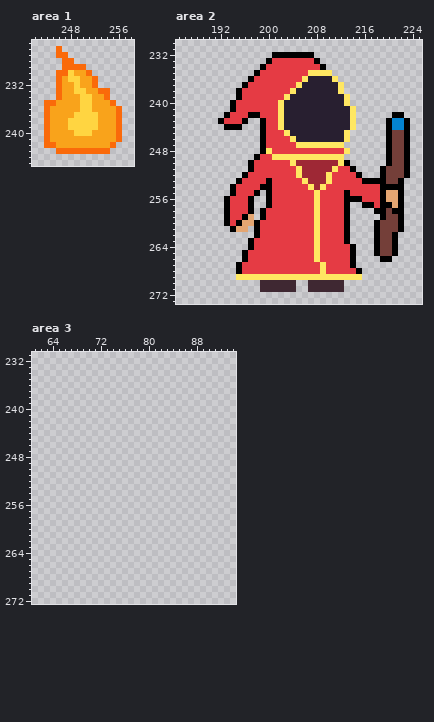
File history of a pixel-art file, magicWorld/Sprites/Спрайт-0001.aseprite. This is how it looked before the edit.
512x512 pixels, 1 frame. Colours within 5 levels of each other are drawn and written as one. Shown: area 1: x 242..258, y 225..245; area 2: x 185..225, y 230..273; area 3: x 61..94, y 231..272. The commit also changed other parts of the picture, which this record leaves out.
The result:
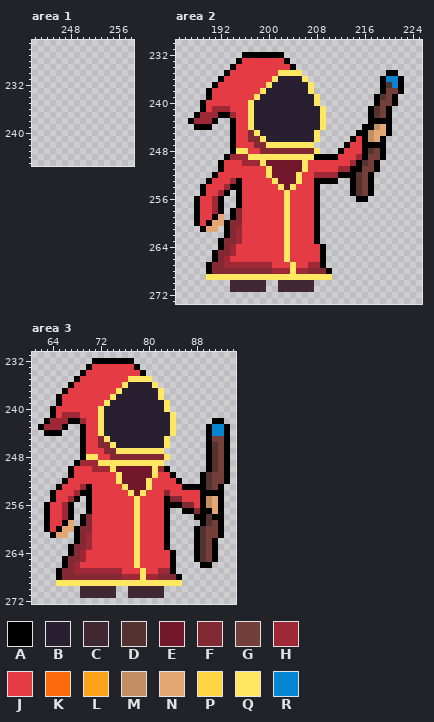
Palette (. is transparent): A #000000  B #281f30  C #3f2832  D #52332f  E #73172d  F #822933  G #743f39  H #9e2835  J #e53b44  K #fa6a0a  L #f9a31b  M #c28f64  N #e4a672  P #ffd541  Q #ffe762  R #0484d1
Edits made:
Changed rows in their new state; - is an unchanged pixel.
Area 1:
first column x 244:
226 --.----------
227 --..---------
228 ---..--------
229 ---....------
230 --......-----
231 --.......----
232 --.......----
233 --.........--
234 --.........--
235 ............-
236 .............
237 .............
238 .............
239 .............
240 .............
241 .............
242 ............-
243 --.........--
Area 2:
first column x 187:
232 ---------AAAAA--.....----------------
233 --------AJJJJJ--A.....---------------
234 -------AJJJJJ----A.....--------------
235 ------AJJJJJ---QQQQ.....---------AA--
236 -----AJJJJJ---QBBBB-.....-------ARRA-
237 ----AJJJJJ---QBBBBB-Q.....------ADRA-
238 ---AJJJJJ---QBBBBB--Q.....------AGGA-
239 ---AJJJJJ--QBBBBB----Q.....----ADGA--
240 --AJJJJJ--QBBBBB-----Q.....----AGGA--
241 --AJHHHJ--QBBBBB------Q.....--ADGA---
242 -AHHHA-H--QBBBBB------Q.....--ADGA..-
243 AHHHA..A-JQBBBBB------Q.....--AAA-...
244 -AAA--.-JJQBBBBB------Q.....-AAMN-...
245 -------AJJFQBBBBB----Q.....-AAMNN-...
246 -------AJJFFQBBBBB---Q.....AJAMNA....
247 -------AJJJFFQQQQQ---.....AJJAAAA....
248 -------AQQJJFFFFFFFFFQ...AJJJADGA....
249 ------AHHHQQQQ-------AAAAJJJHAGGA....
250 -----AJJJHHHQEEEEEEQJJJJJJJHADGA-....
251 -----AJJJJJ--QEEEEEQJJJJJHH-AGGA.....
252 ----AJJJJJ---QEEEE-JJ--HHAAADGA-.....
253 ---AJJJH-----JQEEEQJJAAAA..ADG-.....-
254 --AJJJH-A---JJ-QEQ--JA.....ADGA.....-
255 --AJJHA.A--JJJ--Q----A.....ADGA.....-
256 -AJJHA..A-JJJJ--Q----A......-A......-
257 -AJJHA..A-JJJJ--Q----A.....--.......-
258 -AJJHA.AF-JJJ---Q----A.....----.....-
259 -AJJAN.AFJJJJ---Q----A.....-----....-
260 -AJANN-FFJJJ----Q----A.....----.....-
261 --ANN-AFHJJJ----Q----A.....----.....-
262 ------AFHJJJ----Q----A.....----....--
263 -----AFFHJJ-----Q----A.....----....--
264 -----AFHJJJ-----Q----JA.....---....--
265 ----AFFHJJ------Q----JA.....---....--
266 ----AFHJJJ------Q----JA.....----..---
267 ---AFFHHHHHHHH---Q--HHA.....---------
268 ---AFFFFFFFFFFHHHQHHFFFA.....--------
269 ---QQQQQ----------------.....--------
270 -------CCCCC-..---CC-.....-----------
271 -------CCCCC-..---CC-.....-----------
Area 3:
first column x 62:
232 ---------AAAAAAA----------------
233 --------AJJJJJJJA---------------
234 -------AJJJJJJJJJA--------------
235 ------AJJJJJJJJQQQQ-------------
236 -----AJJJJJJJJQBBBBQ------------
237 ----AJJJJJJJJQBBBBBBQ-----------
238 ---AJJJJJJJJQBBBBBBBQ-----------
239 ---AJJJJJJJQBBBBBBBBBQ----------
240 --AJJJJJJJQBBBBBBBBBBQ----------
241 --AJHHHJJJQBBBBBBBBBBBQ---------
242 -AHHHAAHJJQBBBBBBBBBBBQ------AA-
243 AHHHA--AJJQBBBBBBBBBBBQ-----ARRA
244 -AAA---AJJQBBBBBBBBBBBQ-----ARRA
245 -------AJJFQBBBBBBBBBQ------AGGA
246 -------AJJFFQBBBBBBBBQ------ADGA
247 -------AJJJFFQQQQQQQQ-------ADGA
248 -------AQQJJFFFFFFFFFQ------ADGA
249 ------AHHHQQQQQQQQQQQ-------ADGA
250 -----AJJJHHHQEEEEEEQHA------ADGA
251 -----AJJJJJJJQEEEEEQJJA----ADGGA
252 ----AJJJJJJJJQEEEEQJJJJA---ADGGA
253 ---AJJJHAJJJJJQEEEQJJJJJAAAADGA-
254 --AJJJHAAJJJJJJQEQJJJFJJJJJAAAA-
255 --AJJHA-AJJJJJJJQJJJJAFFJJJAMNA-
256 -AJJHA--AJJJJJJJQJJJJAAAFFJAMNA-
257 -AJJHA--AJJJJJJJQJJJJA--AAFAANA-
258 -AJJHA-AFJJJJJJJQJJJJA----AADAA-
259 -AJJAN-AFJJJJJJJQJJJJA-----ADGA-
260 -AJANNAFFJJJJJJJQJJJJA----ADGGA-
261 --ANN-AFHJJJJJJJQJJJJA----ADGGA-
262 ------AFHJJJJJJJQJJJJA----ADGA--
263 -----AFFHJJJJJJJQJJJJA----ADGA--
264 -----AFHJJJJJJJJQJJJJJA---ADGA--
265 ----AFFHJJJJJJJJQJJJJJA---ADGA--
266 ----AFHJJJJJJJJJQJJJJJA----AA---
267 ---AFFHHHHHHHHJJJQJJHHA---------
268 ---AFFFFFFFFFFHHHQHHFFFA--------
269 ---QQQQQQQQQQQQQQQQQQQQQ--------
270 -------CCCCCC--CCCCCC-----------
271 -------CCCCCC--CCCCCC-----------
